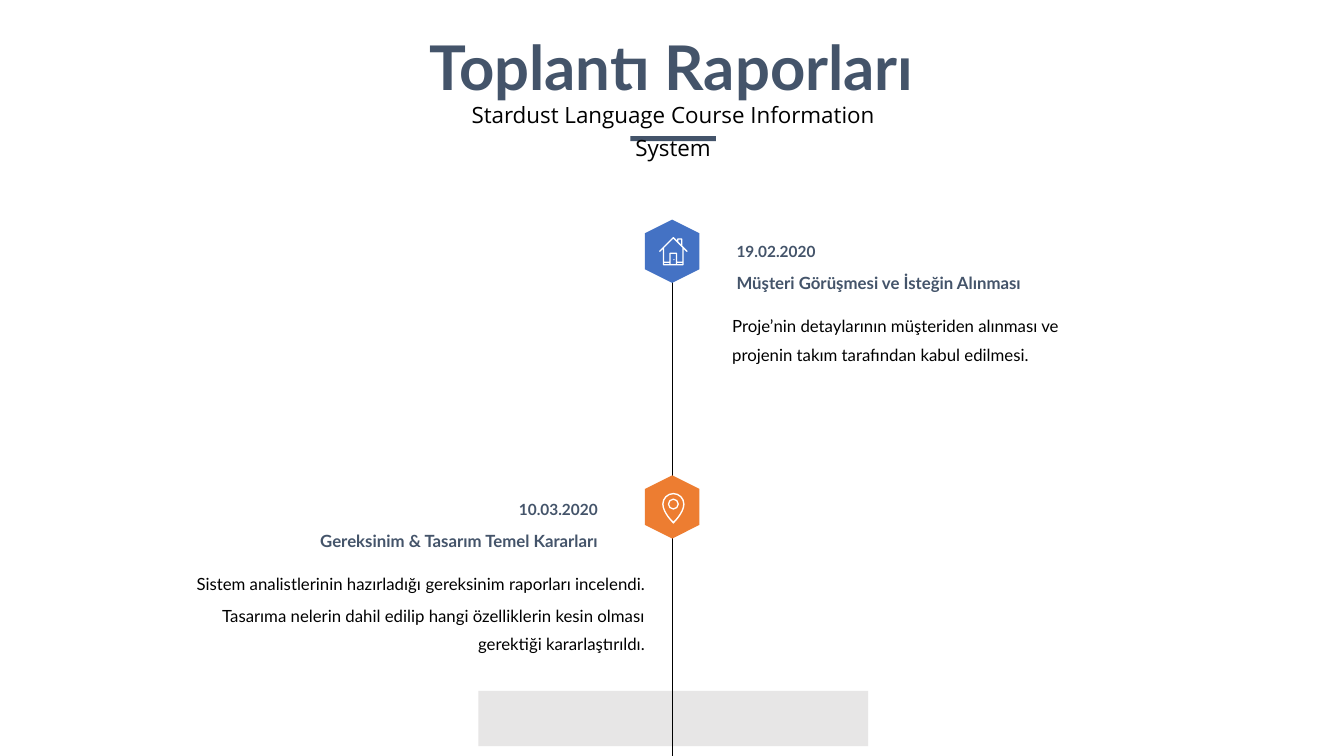
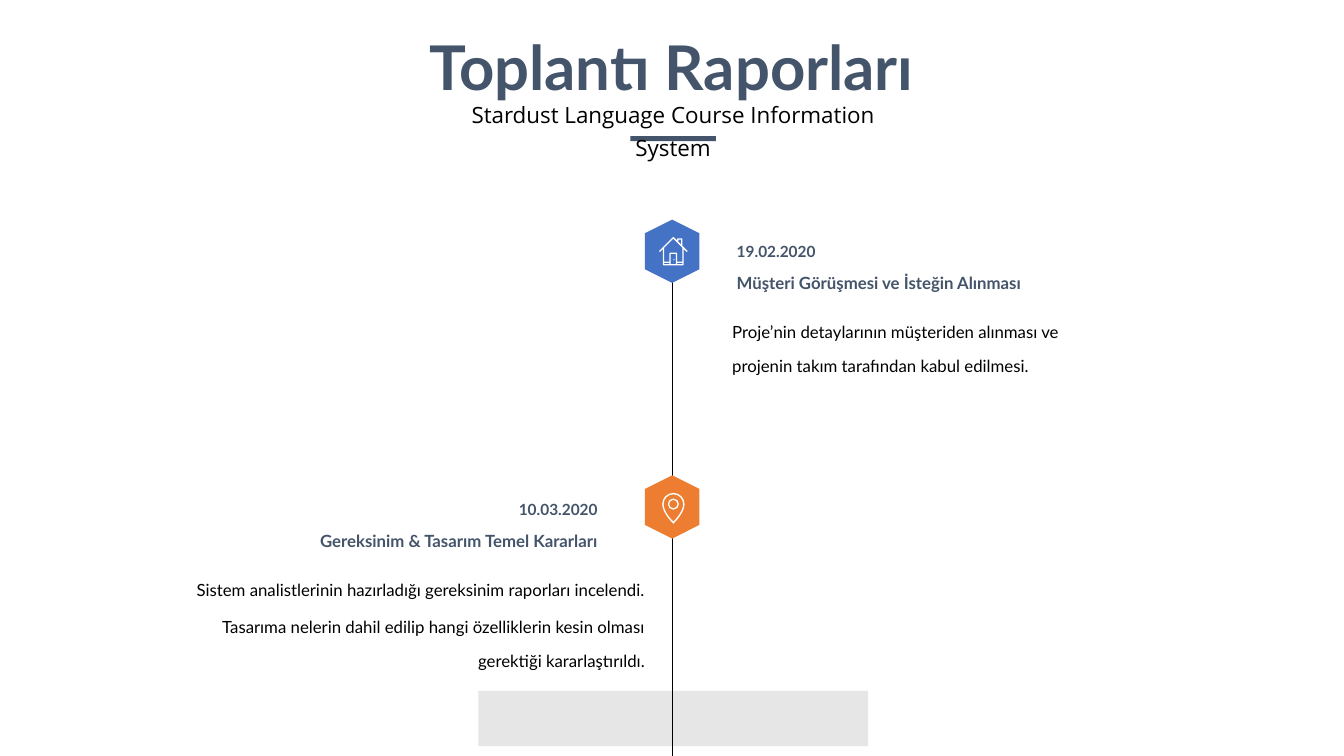
Before and after one commit to cnrkaya/Stardust_Course_Automation, a slide deck: slide 14 of Report_Slide.pptx. Drawn at 1344x756 pixels with LibreOffice and Linux fonts; fonts in the diff are those of the drawing. Boxes give left, top, right and bottom in pixels: in the first picture for what was removed or moved away, otherwise in the second. Text is boxed around its words. In the diff, an @@ line names an element or a change of style, - is before the commit and + after.

Commit message:
Update project slides

```diff
--- a/Report_Slide.pptx
+++ b/Report_Slide.pptx
@@ text "Proje’nin detaylarının müşteriden alınması ve ..." at (732,325,1058,375): line spacing 20.2pt to 1.68; less space between paragraphs @@
@@ text "Sistem analistlerinin hazırladığı gereksinim raporları ..." at (197,583,645,670): line spacing 20.2pt to 1.68; less space between paragraphs @@
```
Also in this commit, not shown: 28 other slides changed, 1 other file.
